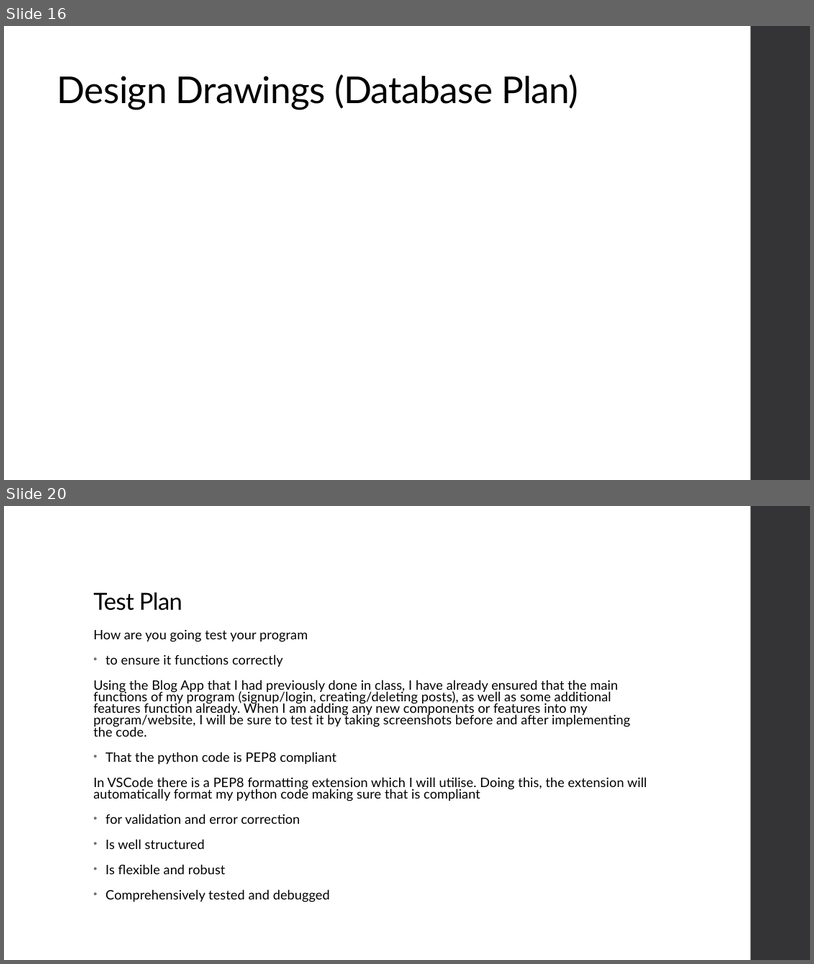
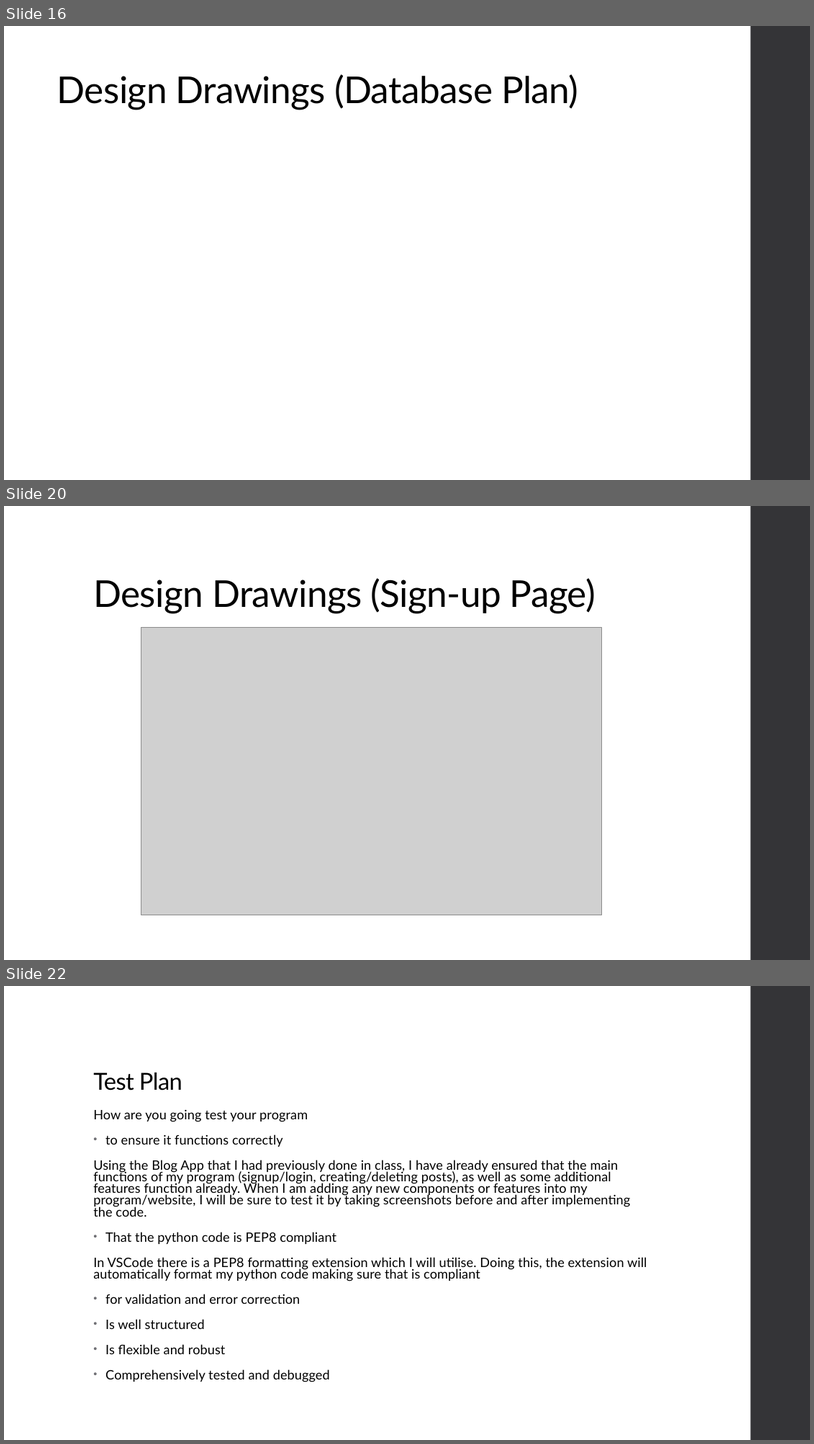
Before and after one commit to niuqaoJ-life/jollibee-fanpage, a slide deck: AS91903_91906_Evidence_Joaquin_Badenas.pptx. Shown one above the other, each under a label of ours: slides 16 and 20 before the commit, slides 16, 20 and 22 after it; the slides between them are not shown. The pictures are 814x964 and 814x1444 pixels, drawn with LibreOffice and Linux fonts; fonts in the diff are those of the drawing; grey boxes stand for pictures. Boxes give left, top, right and bottom in pixels: in the first picture for what was removed or moved away, otherwise in the second. Text is boxed around its words. In the diff, an @@ line names an element or a change of style, - is before the commit and + after.

```diff
--- a/AS91903_91906_Evidence_Joaquin_Badenas.pptx
+++ b/AS91903_91906_Evidence_Joaquin_Badenas.pptx
@@ slide 20 added at (4,506,810,960), background #FFFFFF; not listed: 1 template element that a slide beside it also shows @@
@@ title added at (93,578,596,613), 44 pt, text #000000 @@
+Design Drawings (Sign-up Page)
@@ picture added at (142,627,602,915) @@
@@ what was slide 20 is now slide 22 @@
```
Also in this commit, not shown: 7 slides changed, 1 other slide added.
